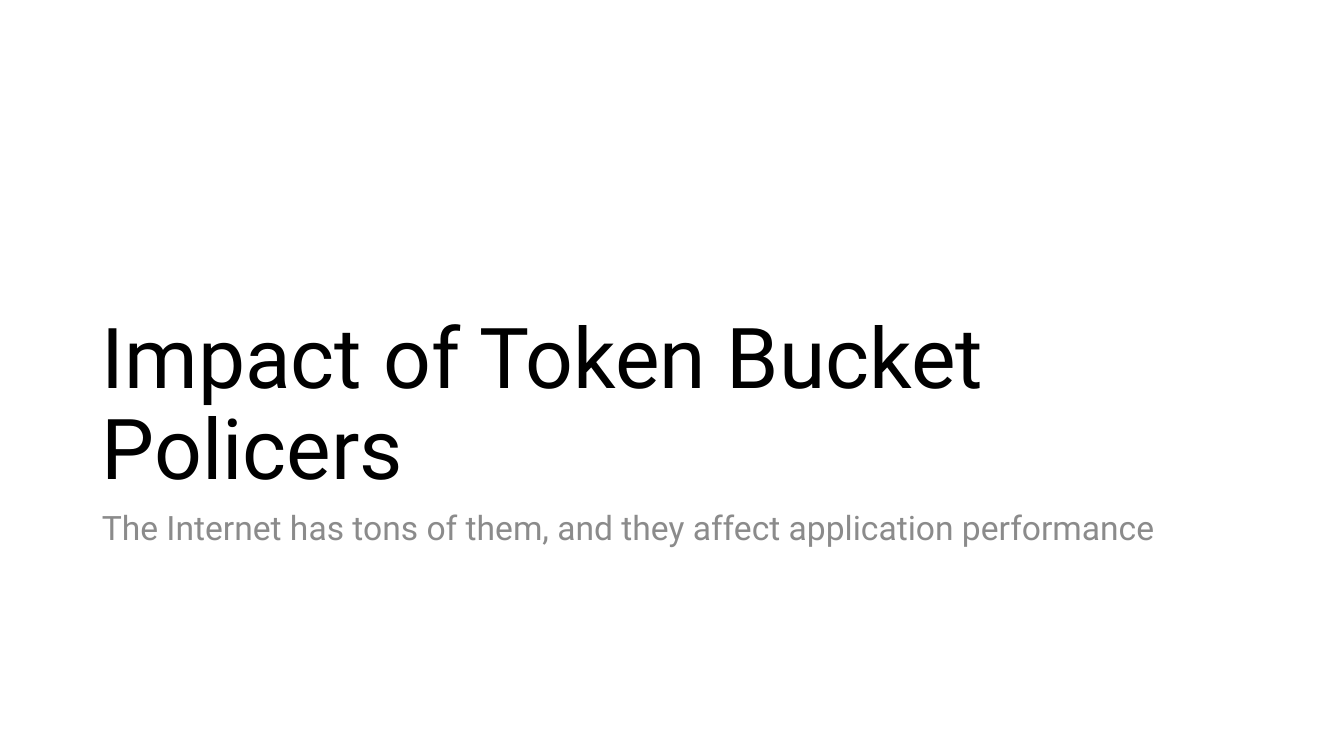
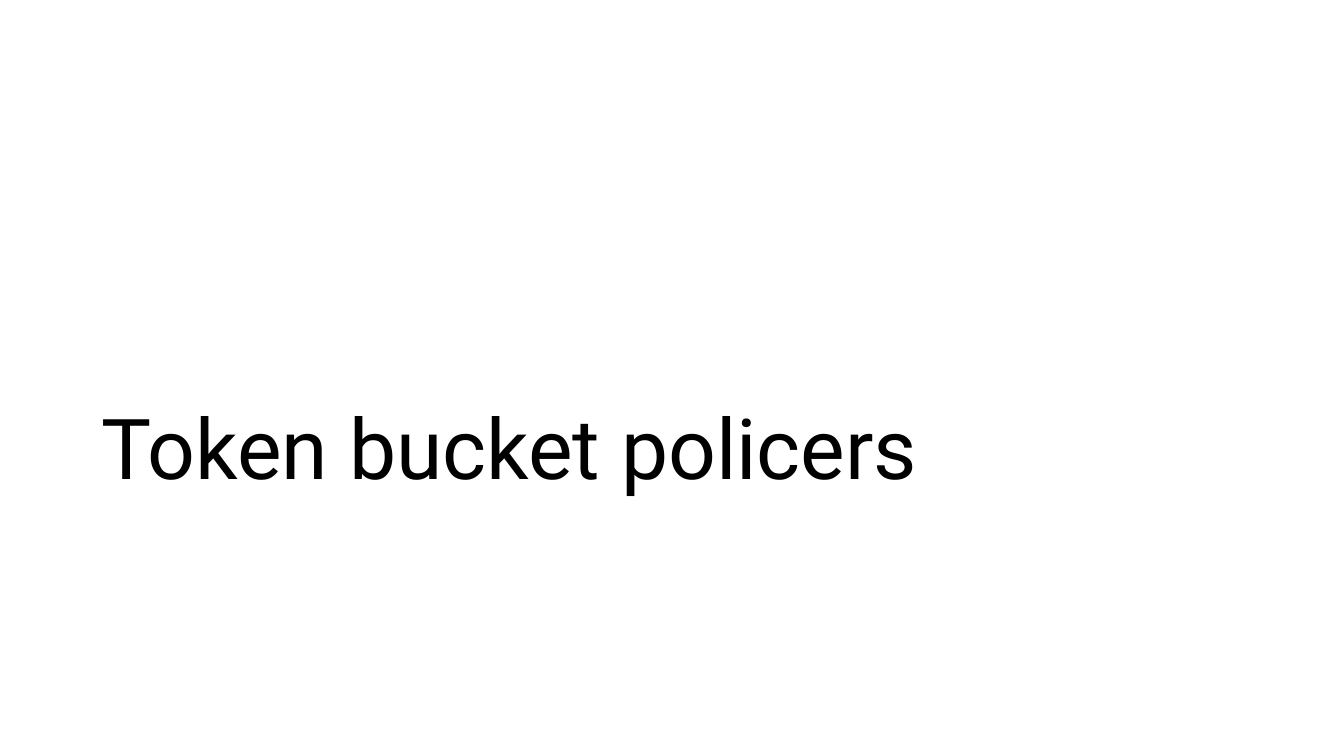
Before and after one commit to ngsrinivas/coursegen, a slide deck: slide 30 of ex/352-S21/staging/352-S21/lectures/network-qos.pptx. Drawn at 1344x756 pixels with LibreOffice and Linux fonts; fonts in the diff are those of the drawing. Boxes give left, top, right and bottom in pixels: in the first picture for what was removed or moved away, otherwise in the second. Text is boxed around its words. In the diff, an @@ line names an element or a change of style, - is before the commit and + after.

```diff
--- a/ex/352-S21/staging/352-S21/lectures/network-qos.pptx
+++ b/ex/352-S21/staging/352-S21/lectures/network-qos.pptx
@@ title at [102, 416, 917, 496]: text changed @@
-Impact of Token Bucket Policers
+Token bucket policers
@@ text removed at [102, 514, 1154, 547] @@
-The Internet has tons of them, and they affect application performance
```
Also in this commit, not shown: 14 other slides changed, 11 slides added, 9 slides removed, 1 other file.
